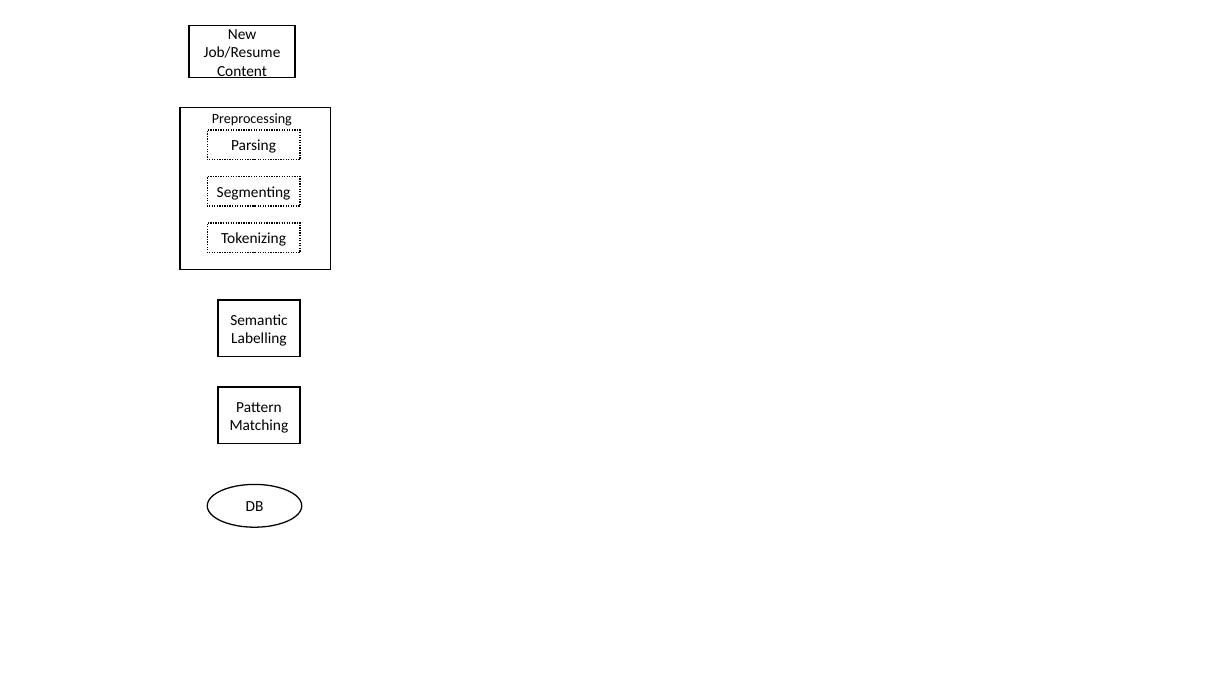
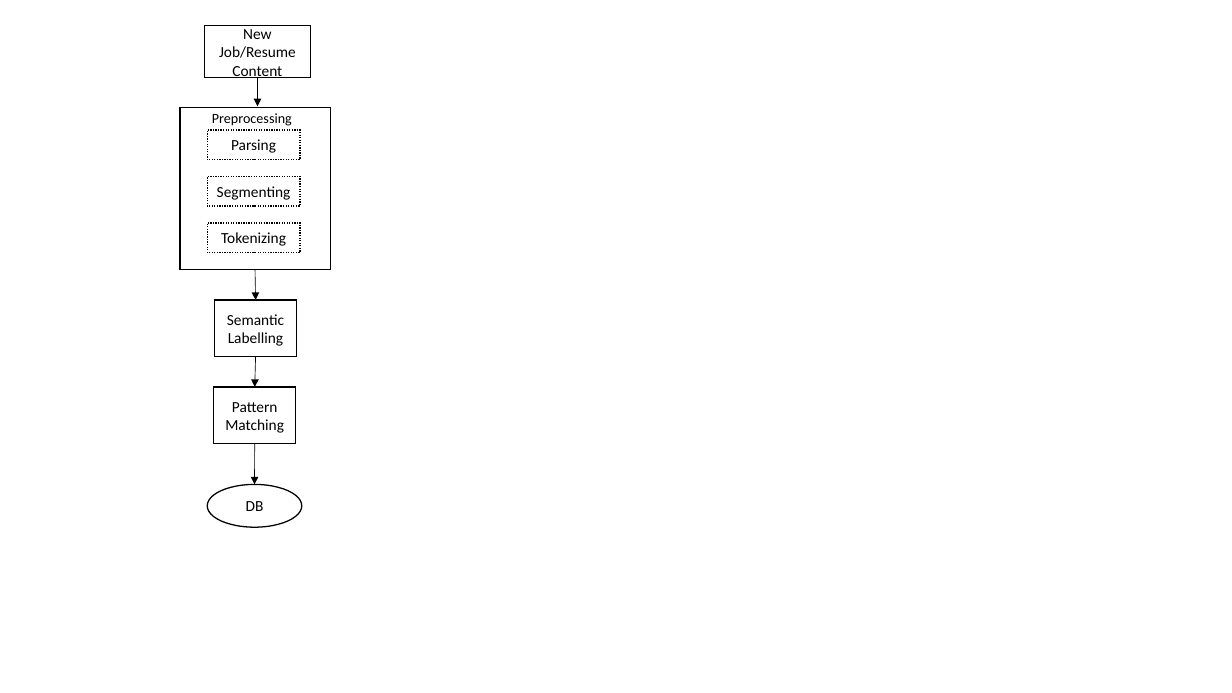
Before and after one commit to zxingz/Thesis, a slide deck: slide 6 of Risk Models.pptx. Drawn at 1232x693 pixels with LibreOffice and Linux fonts; fonts in the diff are those of the drawing. Boxes give left, top, right and bottom in pixels: in the first picture for what was removed or moved away, otherwise in the second. Text is boxed around its words. In the diff, an @@ line names an element or a change of style, - is before the commit and + after.

Commit message:
risk ppt

```diff
--- a/Risk Models.pptx
+++ b/Risk Models.pptx
@@ rectangle "New Job/Resume Content": place and size @@
-rectangle "New Job/Resume Content" at [189, 26, 296, 78]
+rectangle "New Job/Resume Content" at [204, 26, 311, 78]
@@ arrow added from (258, 78) to (258, 106), #000000 0.5 pt @@
@@ arrow added from (255, 270) to (256, 300), #000000 0.5 pt @@
@@ rectangle "Semantic Labelling": place and size @@
-rectangle "Semantic Labelling" at [218, 300, 300, 357]
+rectangle "Semantic Labelling" at [214, 300, 297, 357]
@@ arrow added from (256, 357) to (255, 387), #000000 0.5 pt @@
@@ rectangle "Pattern Matching": place and size @@
-rectangle "Pattern Matching" at [218, 387, 300, 444]
+rectangle "Pattern Matching" at [213, 387, 296, 444]
@@ arrow added from (255, 444) to (254, 484), #000000 0.5 pt @@
```
